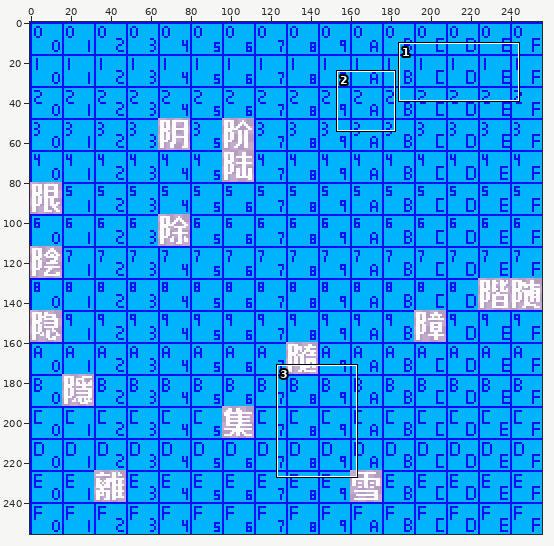
Two states of a sprite sheet, assets/base/font/cosmic-reach-font-9600.png. The first picture is a wide view before the edit; the outline marks the close-up.
Close-up. Before:
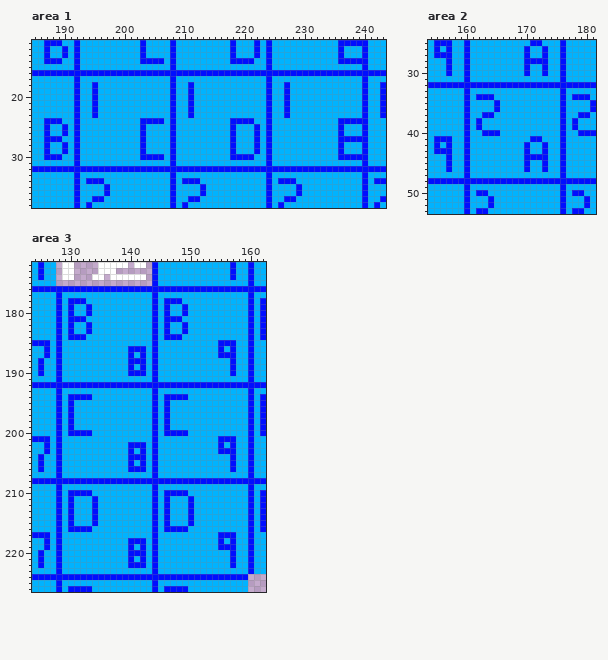
The file is 256x256 pixels. Shown: area 1: x 185..243, y 11..38; area 2: x 154..181, y 25..53; area 3: x 124..162, y 172..226. The commit also changed other parts of the picture, which this record leaves out.
The result:
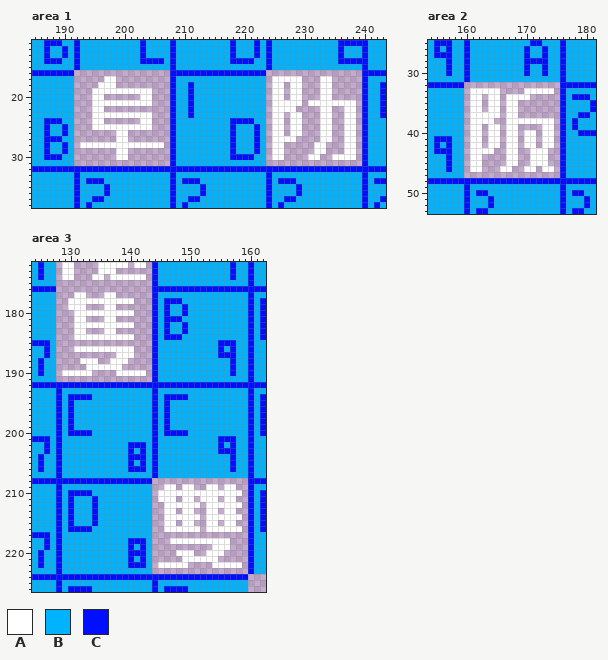
Palette (. is transparent): A #ffffff  B #00b3ff  C #000fff
The edit:
Area 1:
y 16: x 192..207 CCCCCCCCCCCCCCCC -> ................; x 224..239 CCCCCCCCCCCCCCCC -> ................
y 17: x 192..207 CBBBBBBBBBBBBBBB -> .....AA.........; x 224..239 CBBBBBBBBBBBBBBB -> .AAAAA...AA.....
y 18: x 192..207 CBBCBBBBBBBBBBBB -> ....AAA.........; x 224..239 CBBCBBBBBBBBBBBB -> .AA.AA...AA.....
y 19: x 192..207 CBBCBBBBBBBBBBBB -> ...AAAAAAAAAA...; x 224..239 CBBCBBBBBBBBBBBB -> .AA.AA...AA.....
y 20: x 192..207 CBBCBBBBBBBBBBBB -> ...AA......AA...; x 224..239 CBBCBBBBBBBBBBBB -> .AA.AA...AA.....
y 21: x 192..207 CBBCBBBBBBBBBBBB -> ...AAAAAAAAAA...; x 224..239 CBBCBBBBBBBBBBBB -> .AAAAA.AAAAAAAA.
y 22: x 192..207 CBBCBBBBBBBBBBBB -> ...AA...........; x 224..239 CBBCBBBBBBBBBBBB -> .AAAA....AA..AA.
y 23: x 192..207 CBBCBBBBBBBBBBBB -> ...AAAAAAAAAA...; x 224..239 CBBCBBBBBBBBBBBB -> .AA.AA...AA..AA.
y 24: x 192..207 CBBBBBBBBBBCCCCB -> ...AA......AA...; x 224..239 CBBBBBBBBBBBCCCC -> .AA.AA...AA..AA.
y 25: x 192..207 CBBBBBBBBBBCBBBB -> ...AAAAAAAAAA...; x 224..239 CBBBBBBBBBBBCBBB -> .AA.AA...AA..AA.
y 26: x 192..207 CBBBBBBBBBBCBBBB -> .......AA.......; x 224..239 CBBBBBBBBBBBCBBB -> .AA.AA...AA..AA.
y 27: x 192..207 CBBBBBBBBBBCBBBB -> .......AA.......; x 224..239 CBBBBBBBBBBBCCCC -> .AAAA....AA..AA.
y 28: x 192..207 CBBBBBBBBBBCBBBB -> .AAAAAAAAAAAAAA.; x 224..239 CBBBBBBBBBBBCBBB -> .AA.....AA...AA.
y 29: x 192..207 CBBBBBBBBBBCBBBB -> .......AA.......; x 224..239 CBBBBBBBBBBBCBBB -> .AA.....AA...AA.
y 30: x 192..207 CBBBBBBBBBBCCCCB -> .......AA.......; x 224..239 CBBBBBBBBBBBCCCC -> .AA....AA..AAAA.
y 31: x 192..207 CBBBBBBBBBBBBBBB -> ................; x 224..239 CBBBBBBBBBBBBBBB -> ................
Area 2:
y 32: x 160..175 CCCCCCCCCCCCCCCC -> ................
y 33: x 160..175 CBBBBBBBBBBBBBBB -> .AAAAA....AAAAA.
y 34: x 160..175 CBCCCBBBBBBBBBBB -> .AA.AA.AAAA.....
y 35..36: x 160..175 CBBBBCBBBBBBBBBB -> .AA.AA.AA.......
y 37: x 160..175 CBBCCBBBBBBBBBBB -> .AAAAA.AA.......
y 38: x 160..175 CBCBBBBBBBBBBBBB -> .AAAA..AAAAAAAA.
y 39: x 160..175 CBCBBBBBBBBBBBBB -> .AA.AA.AA....AA.
y 40: x 160..175 CBBCCCBBBBBBBBBB -> .AA.AA.AA.AA.AA.
y 41: x 160..175 CBBBBBBBBBBCCBBB -> .AA.AA.AA.AA.AA.
y 42: x 160..175 CBBBBBBBBBCBBCBB -> .AA.AA.AA.AA.AA.
y 43: x 160..175 CBBBBBBBBBCBBCBB -> .AAAA..AA..AAA..
y 44: x 160..175 CBBBBBBBBBCCCCBB -> .AA....AA..AAA..
y 45: x 160..175 CBBBBBBBBBCBBCBB -> .AA....AA..AAA..
y 46: x 160..175 CBBBBBBBBBCBBCBB -> .AA...AA..AA.AA.
y 47: x 160..175 CBBBBBBBBBBBBBBB -> ................
Area 3:
y 176: x 128..143 CCCCCCCCCCCCCCCC -> ................
y 177: x 128..143 CBBBBBBBBBBBBBBB -> ...AA...AA......
y 178: x 128..143 CBCCCBBBBBBBBBBB -> ..AAAAAAAAAAA...
y 179: x 128..143 CBCBBCBBBBBBBBBB -> ..AAA...AA......
y 180: x 128..143 CBCBBCBBBBBBBBBB -> ...AAAAAAAAAA...
y 181: x 128..143 CBCCCBBBBBBBBBBB -> ...AA...AA......
y 182: x 128..143 CBCBBCBBBBBBBBBB -> ...AAAAAAAAAA...
y 183: x 128..143 CBCBBCBBBBBBBBBB -> ...AA...AA......
y 184: x 128..143 CBCCCBBBBBBBBBBB -> ...AAAAAAAAAA...
y 185: x 128..143 CBBBBBBBBBBBBBBB -> ................
y 186: x 128..143 CBBBBBBBBBBBCCCB -> ...AAAAAAAAAA...
y 187: x 128..143 CBBBBBBBBBBBCBCB -> ..........AAA...
y 188: x 128..143 CBBBBBBBBBBBCCCB -> ....AAA..AAA....
y 189: x 128..143 CBBBBBBBBBBBCBCB -> .....AAAAAA.....
y 190: x 128..143 CBBBBBBBBBBBCCCB -> .AAAAA....AAAAA.
y 191: x 128..143 CBBBBBBBBBBBBBBB -> ................
y 208: x 144..159 CCCCCCCCCCCCCCCC -> ................
y 209: x 144..159 CBBBBBBBBBBBBBBB -> ..AA.AA..AA.AA..
y 210: x 144..159 CBCCCCBBBBBBBBBB -> .AAAAAAAAAAAAAA.
y 211: x 144..159 CBCBBBCBBBBBBBBB -> .AAA.AA.AAA.AA..
y 212: x 144..159 CBCBBBCBBBBBBBBB -> ..AAAAAA.AAAAAA.
y 213: x 144..159 CBCBBBCBBBBBBBBB -> ..AA.AA..AA.AA..
y 214: x 144..159 CBCBBBCBBBBBBBBB -> ..AAAAAA.AAAAAA.
y 215: x 144..159 CBCBBBCBBBBBBBBB -> ..AA.AA..AA.AA..
y 216: x 144..159 CBCCCCBBBBBBBBBB -> ..AAAAAA.AAAAAA.
y 217: x 144..159 CBBBBBBBBBBCCCBB -> ................
y 218: x 144..159 CBBBBBBBBBBCBCBB -> ...AAAAAAAAAA...
y 219: x 144..159 CBBBBBBBBBBCCCBB -> ..........AAA...
y 220: x 144..159 CBBBBBBBBBBBBCBB -> ....AAA..AAA....
y 221: x 144..159 CBBBBBBBBBBBBCBB -> .....AAAAAA.....
y 222: x 144..159 CBBBBBBBBBBBBCBB -> .AAAAA....AAAAA.
y 223: x 144..159 CBBBBBBBBBBBBBBB -> ................
Changed places in both close-ups, as pixel boxes (x1, y1, x2, y2):
changed: (74, 70, 170, 166)
changed: (266, 70, 362, 166)
changed: (464, 82, 560, 178)
changed: (56, 286, 152, 382)
changed: (152, 478, 248, 574)
